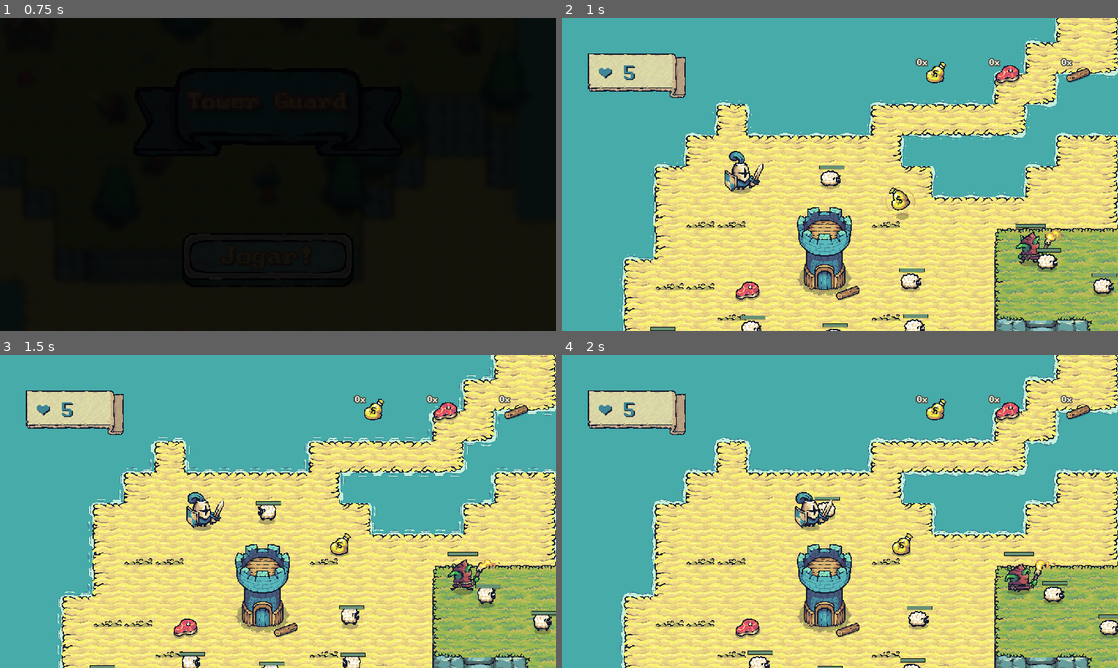
Above: before the commit, frames 1-4 (two rows, left to right).
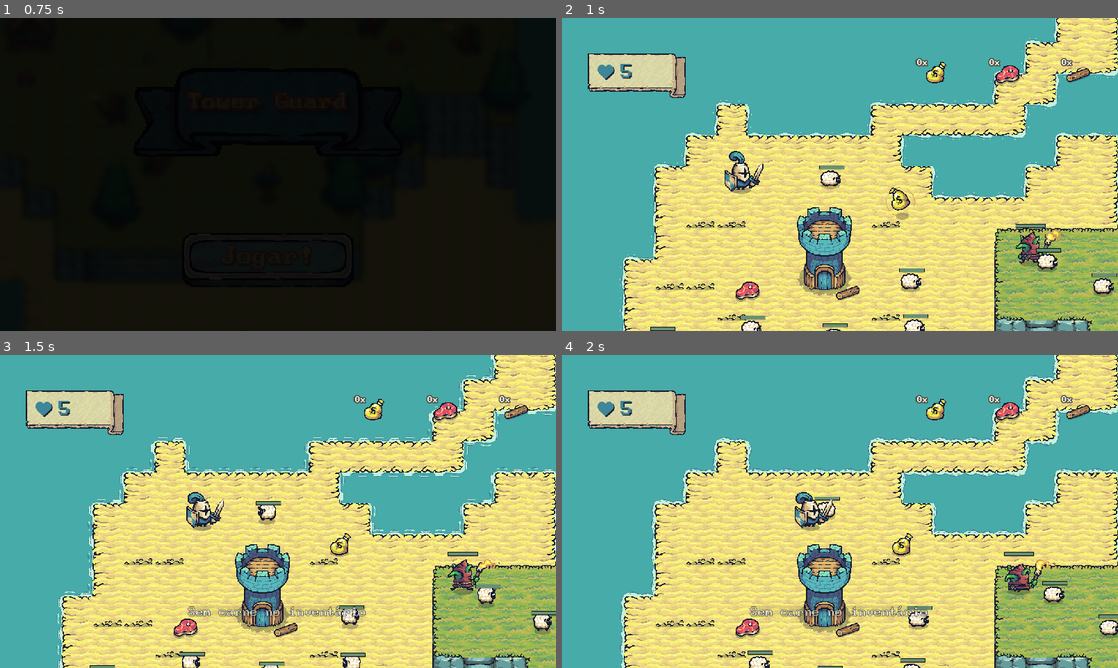
Above: after the commit, the same moments.

Repository: fenath/tower-guard
Game: Godot game, scene res://scenes/main_menu.tscn
Two runs of this game, one before a commit and one after it. Both use one fixed random seed, a clock stepped at 60 frames per second and the inputs below.
Inputs:
- Up to frame 1 (0.75 s): click "Jogar!" at 0.5 s
- Up to frame 2 (1 s): no input
- Up to frame 3 (1.5 s): hold Right (ui_right) from 1.28 s (still down); hold C (eat) from 1.28 s (still down)
- Up to frame 4 (2 s): keep holding Right (ui_right); keep holding C (eat)

Frame 1 is identical in both runs. In frame 2, 0.2% of the frame differs, in the area x 6-14%, y 14-20%; in frame 3, 0.7%; in frame 4, 0.7%, in the area x 6-66%, y 14-84%.

Commit message:
add eating and message
adiciona sons para comer, e mensagens para mostrar ao jogador

Diff:
--- a/scenes/hud.tscn
+++ b/scenes/hud.tscn
@@ -9,7 +9,6 @@
 [ext_resource type="Texture2D" uid="uid://by3xygwku58v" path="res://assets/UI/Banners/Carved_Regular.png" id="5_erodh"]
 [ext_resource type="Texture2D" uid="uid://b84nidbah2262" path="res://assets/Resources/Resources/M_Idle.png" id="5_ub4xh"]
 [ext_resource type="Texture2D" uid="uid://c8rwasm7d80ln" path="res://assets/Resources/Resources/W_Idle.png" id="6_j0uyu"]
-[ext_resource type="AudioStream" uid="uid://io308l21tmwe" path="res://assets/bubbles.wav" id="10_m5f4h"]
 
 [sub_resource type="TileSetAtlasSource" id="TileSetAtlasSource_1mkxp"]
 texture = ExtResource("2_lrisn")
@@ -58,9 +57,18 @@
 shadow_size = 4
 shadow_color = Color(0, 0, 0, 0.27451)
 
+[sub_resource type="LabelSettings" id="LabelSettings_k06lt"]
+font = ExtResource("3_yxomu")
+font_size = 24
+font_color = Color(1, 1, 1, 0.705882)
+outline_size = 2
+outline_color = Color(0, 0, 0, 1)
+
 [node name="Hud" type="Control" groups=["hud"]]
 layout_mode = 3
 anchors_preset = 0
+size_flags_horizontal = 3
+size_flags_vertical = 3
 script = ExtResource("1_u65tx")
 
 [node name="HP" type="TextureRect" parent="."]
@@ -166,9 +174,36 @@
 label_settings = SubResource("LabelSettings_1aapl")
 horizontal_alignment = 2
 
-[node name="pickupSound" type="AudioStreamPlayer" parent="."]
-stream = ExtResource("10_m5f4h")
-volume_db = -10.0
+[node name="CenterContainer" type="CenterContainer" parent="."]
+layout_mode = 1
+anchors_preset = 6
+anchor_left = 1.0
+anchor_top = 0.5
+anchor_right = 1.0
+anchor_bottom = 0.5
+offset_left = 2.0
+offset_top = 472.0
+offset_right = 1148.0
+offset_bottom = 593.0
+grow_horizontal = 0
+grow_vertical = 2
+
+[node name="MessageLabel" type="Label" parent="CenterContainer"]
+layout_mode = 2
+text = "esta é a mensagem
+"
+label_settings = SubResource("LabelSettings_k06lt")
+horizontal_alignment = 1
+vertical_alignment = 1
+
+[node name="ColorRect" type="ColorRect" parent="CenterContainer/MessageLabel"]
+layout_mode = 1
+anchors_preset = 15
+anchor_right = 1.0
+anchor_bottom = 1.0
+grow_horizontal = 2
+grow_vertical = 2
+color = Color(0, 0, 0, 0.0627451)
 
 [connection signal="pressed" from="Button" to="." method="_on_button_pressed"]
 [connection signal="pressed" from="Button2" to="." method="_on_button_2_pressed"]
--- a/scenes/player.tscn
+++ b/scenes/player.tscn
@@ -1,10 +1,13 @@
-[gd_scene load_steps=38 format=3 uid="uid://7lsouk5v2cwt"]
+[gd_scene load_steps=41 format=3 uid="uid://7lsouk5v2cwt"]
 
 [ext_resource type="Script" path="res://scripts/character_body_2d.gd" id="1_jrk1o"]
 [ext_resource type="Script" path="res://scripts/follow_camera.gd" id="2_nr4ix"]
 [ext_resource type="Texture2D" uid="uid://deo0js5p0gxx7" path="res://assets/Factions/Knights/Troops/Warrior/Blue/Warrior_Blue.png" id="3_ko5bi"]
 [ext_resource type="PackedScene" uid="uid://bbwglqm1aagrv" path="res://scenes/components/health_component.tscn" id="4_ra3yf"]
 [ext_resource type="PackedScene" uid="uid://io7jjehpxqir" path="res://scenes/components/hitbox_component.tscn" id="5_o16au"]
+[ext_resource type="AudioStream" uid="uid://d052imjb16hsu" path="res://assets/sounds/eating.wav" id="6_5vqxw"]
+[ext_resource type="AudioStream" uid="uid://jyfcv3knlc23" path="res://assets/sounds/wrong.mp3" id="7_65wwr"]
+[ext_resource type="AudioStream" uid="uid://io308l21tmwe" path="res://assets/bubbles.wav" id="8_bgriw"]
 
 [sub_resource type="CapsuleShape2D" id="CapsuleShape2D_q0mwa"]
 radius = 18.0
@@ -302,4 +305,16 @@
 position = Vector2(49, -1)
 shape = SubResource("CircleShape2D_s66w5")
 
+[node name="eatSound" type="AudioStreamPlayer" parent="CharacterBody2D"]
+stream = ExtResource("6_5vqxw")
+volume_db = -10.0
+
+[node name="wrongSound" type="AudioStreamPlayer" parent="CharacterBody2D"]
+stream = ExtResource("7_65wwr")
+volume_db = -10.0
+
+[node name="pickupSound" type="AudioStreamPlayer" parent="CharacterBody2D"]
+stream = ExtResource("8_bgriw")
+volume_db = -10.0
+
 [connection signal="area_entered" from="CharacterBody2D/AttackArea" to="CharacterBody2D" method="_on_attack_area_area_entered"]
--- a/scripts/character_body_2d.gd
+++ b/scripts/character_body_2d.gd
@@ -2,6 +2,7 @@
 
 const SPEED = 300.0
 signal attack
+signal message(value: String)
 
 @onready var magnet_action: MagnetAction = preload(
 	"res://scenes/magnet_action.tscn"
@@ -12,6 +13,10 @@
 @onready var health_component: HealthComponent = $HealthComponent
 @onready var hitbox_component: HitboxComponent = $HitboxComponent
 @onready var hit_animation: AnimationPlayer = $Sprite/HitAnimation
+@onready var eat_sound: AudioStreamPlayer = $eatSound
+@onready var wrong_sound: AudioStreamPlayer = $wrongSound
+@onready var pickup_sound: AudioStreamPlayer = $pickupSound
+
 
 var inventory: Inventory = Inventory.new()
 var hit_list: Array[HitboxComponent] = []
@@ -44,6 +49,7 @@
 	if magnet_action:
 		self.add_child(magnet_action)
 		magnet_action.position = Vector2.ZERO
+		magnet_action.collect.connect(_on_collect)
 		magnet_action.collect.connect(inventory.collect)
 
 	hitbox_component.hit.connect(_on_hit_taken)
@@ -58,6 +64,30 @@
 func _on_hit_taken(atk: Attack) -> void:
 	health_component.damage(atk)
 	hit_animation.play('hit')
+
+func _on_collect(_item: Node2D) -> void:
+	pickup_sound.play()
+
+func _input(event: InputEvent) -> void:
+	if event.is_action_pressed("eat"):
+		eat()
+
+func eat() -> void:
+
+	if inventory.meat_qty <= 0:
+		wrong_sound.play()
+		message.emit('Sem carne no inventário')
+		return
+
+	if health_component.health == health_component.MAX_HEALTH:
+		wrong_sound.play()
+		message.emit('Vida cheia')
+		return
+
+	inventory.meat_qty -= 1
+	health_component.health += 1
+	eat_sound.play()
+	inventory.inventory_changed.emit()
 
 func _physics_process(_delta: float) -> void:
 	if is_dead:
--- a/scripts/hud.gd
+++ b/scripts/hud.gd
@@ -9,15 +9,14 @@
 @onready var meat_qty: int = 0: set =  _set_meat
 @onready var gold_qty: int = 0: set =  _set_gold
 @onready var wood_qty: int = 0: set =  _set_wood
-
+@onready var center_container: CenterContainer = $CenterContainer
+@onready var message_label: Label = $CenterContainer/MessageLabel
+@onready var tween = get_tree().create_tween()
 var player_health_component: HealthComponent = null
 
 var inventory: Inventory
 
 signal collect
-
-func play_pickup() -> void:
-	$pickupSound.play()
 
 func assign_inventory(_inventory: Inventory) -> void:
 	inventory = _inventory
@@ -50,17 +49,31 @@
 func label_txt(value: int) -> String:
 	return str(value) + 'x'
 
+func set_message(message: String) -> void:
+	if tween:
+		tween.kill()
+
+	tween = create_tween()
+
+	message_label.text = message
+	tween.tween_property(center_container, 'modulate', Color(1,1,1,1), 0.1)
+	tween.tween_interval(2)
+	tween.tween_property(center_container, 'modulate', Color(1,1,1,0), 0.5)
+
+func _on_message(message: String) -> void:
+	set_message(message)
+
 # Called when the node enters the scene tree for the first time.
 func _ready() -> void:
 	update_current_hp(3)
 	meat_qty = 0
 	gold_qty = 0
 	wood_qty = 0
-	collect.connect(play_pickup)
+	center_container.modulate = Color(1,1,1,0)
 
 func update_current_hp(value: int):
 	current_hp = value
-	$HP/HpLabel.text = '❤️ ' + str(current_hp)
+	$HP/HpLabel.text = ' ' + str(current_hp)
 
 func _process(_delta: float) -> void:
 	if !player_health_component:
@@ -77,7 +90,6 @@
 
 
 func _on_button_3_pressed() -> void:
-	$pickupSound.play()
 	meat_qty += 1
 
 func _on_gold_up() -> void:
--- a/scripts/level_loader.gd
+++ b/scripts/level_loader.gd
@@ -36,6 +36,7 @@
 	var player = get_player_node()
 	hud.assign_inventory(player.inventory)
 	hud.assign_player_health_component(player.health_component)
+	player.message.connect(hud._on_message)
 	player.health_component.die.connect(game_over)
 	set_camera()
 
Not shown, added: assets/sounds/eating.wav.import
Not shown, added: assets/sounds/wrong.mp3.import
Not shown, added: assets/sounds/eating.wav
Not shown, added: assets/sounds/wrong.mp3
